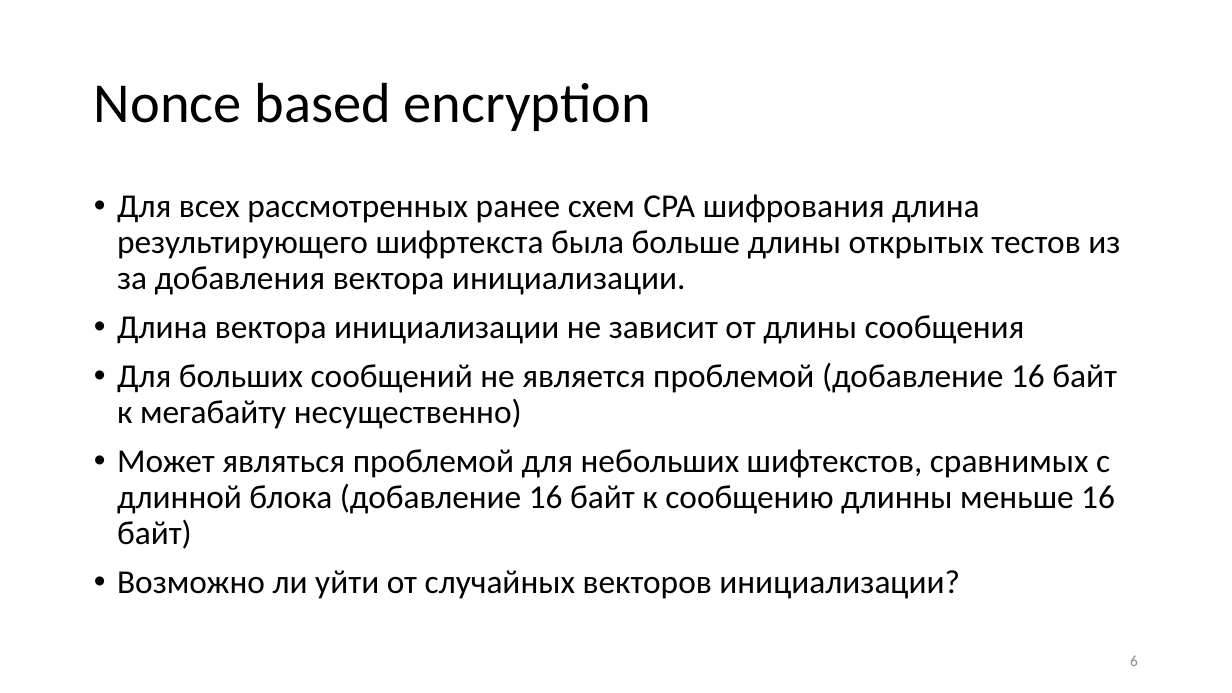
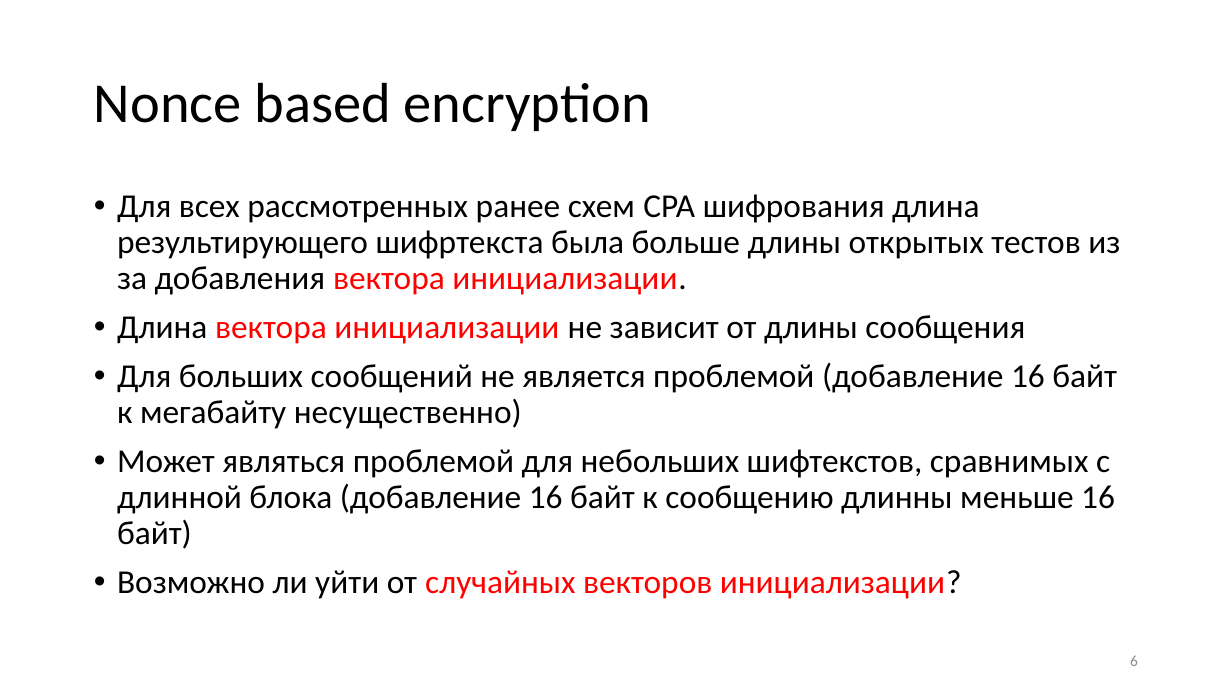
Before and after one commit to CryptoCourse/CryptoLectures, a slide deck: slide 6 of Lectures/Lecture8.pptx. Drawn at 1232x693 pixels with LibreOffice and Linux fonts; fonts in the diff are those of the drawing. Boxes give left, top, right and bottom in pixels: in the first picture for what was removed or moved away, otherwise in the second. Text is boxed around its words. In the diff, an @@ line names an element or a change of style, - is before the commit and + after.

```diff
--- a/Lectures/Lecture8.pptx
+++ b/Lectures/Lecture8.pptx
@@ text at <box>117,194,1120,599</box>: text colour #000000 to #FF0000 in "вектора инициализации.", "вектора инициализации", "случайных векторов инициализации?" @@
```
Also in this commit, not shown: 8 other slides changed.
